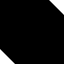
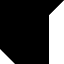
The second 64x64 image is a revision of the first. Changes to its layers:
hid "shanpe 2" over [2, 0, 64, 64]
showed "shanpe" over [2, 0, 64, 64]
